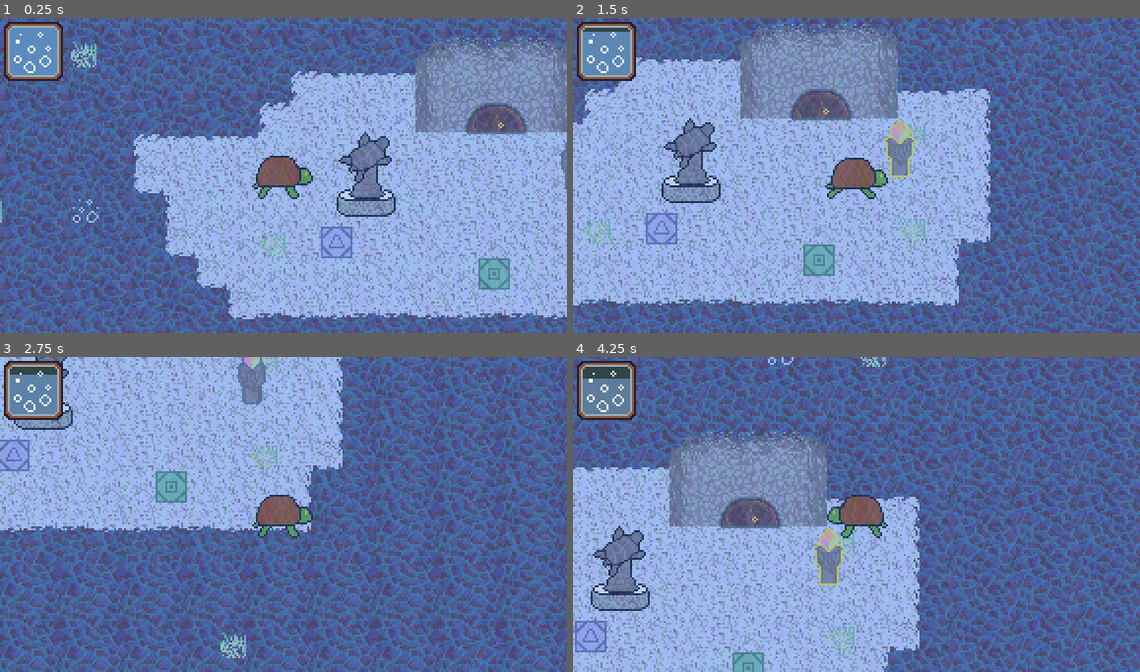
Above: before the commit, frames 1-4 (two rows, left to right).
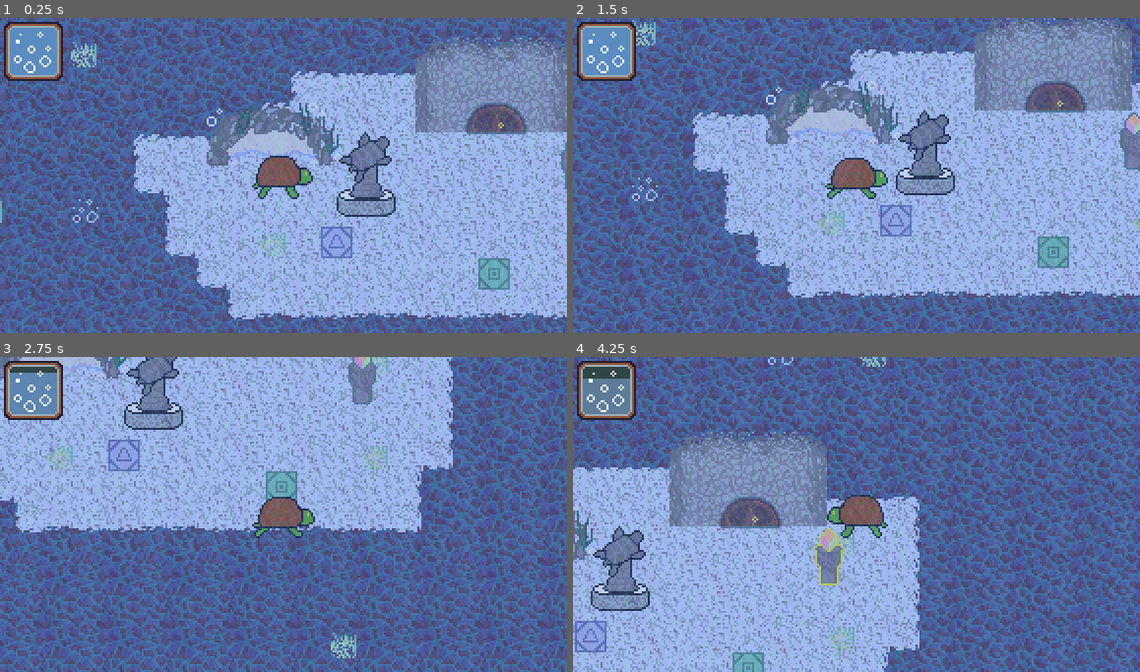
Above: after the commit, the same moments.

Repository: Tsunami014/Undersea
Game: Godot game, scene res://main.tscn
Same seed, same stepped clock (60 frames per second), same inputs: the game is played once before the commit and once after it.
Inputs:
- Up to frame 1 (0.25 s): no input
- Up to frame 2 (1.5 s): tap Enter (action) at 0.5, 0.6 s; hold Right (right) 0.53-1.28 s; hold Down (down) from 1.28 s (still down); tap Space (open_puzzle) at 1.35 s
- Up to frame 3 (2.75 s): release Down (down) at 2.03 s; hold Right (right) from 2.03 s (still down); tap Enter (action) at 2.1 s
- Up to frame 4 (4.25 s): release Right (right) at 2.78 s; hold Up (up) 2.78-3.53 s; tap Space (open_puzzle) at 2.85 s; hold Left (left) from 3.53 s (still down); tap Enter (action) at 3.6 s

The runs differ from the first frame. In frame 1, 2.4% of the frame differs, in the area x 36-61%, y 26-47%; in frame 2, 76%, in the area x 0-100%, y 0-100%; in frame 3, 58%; in frame 4, 4.9%.

Commit message:
Implemented air

Diff:
--- /dev/null
+++ b/air.gd
@@ -0,0 +1,15 @@
+extends Sprite2D
+
+var inside = false
+@export var airIncrease = 20.0
+
+func _on_body_entered(body):
+	if body is Player:
+		inside = true
+func _on_body_exited(body):
+	if body is Player:
+		inside = false
+
+func _process(delta: float) -> void:
+	if inside:
+		%Player.air += delta * (airIncrease + %Player.airSpeed)
--- a/main.tscn
+++ b/main.tscn
@@ -6,6 +6,7 @@
 [ext_resource type="PackedScene" uid="uid://xumwhpchsmdx" path="res://player.tscn" id="3_7mycd"]
 [ext_resource type="PackedScene" uid="uid://cb15xrvpr8jnj" path="res://prefabs/pillar.tscn" id="7_272bh"]
 [ext_resource type="PackedScene" uid="uid://djpk025al81ol" path="res://prefabs/statue.tscn" id="8_5vw27"]
+[ext_resource type="PackedScene" uid="uid://dajs6bsltixyl" path="res://prefabs/air.tscn" id="9_4c57u"]
 [ext_resource type="PackedScene" uid="uid://6irmy22wta26" path="res://prefabs/door.tscn" id="9_kek77"]
 [ext_resource type="Texture2D" uid="uid://dfcohytqjhl8h" path="res://assets/tileset.png" id="10_4c57u"]
 
@@ -61,6 +62,7 @@
 
 [node name="Player" parent="." instance=ExtResource("3_7mycd")]
 unique_name_in_owner = true
+z_index = 3
 position = Vector2(61, 86)
 
 [node name="Statue" parent="." instance=ExtResource("8_5vw27")]
@@ -85,3 +87,6 @@
 position = Vector2(209, 79)
 door = NodePath("../Door")
 ans_1 = "orange"
+
+[node name="Air" parent="." instance=ExtResource("9_4c57u")]
+position = Vector2(57, 65)
--- a/player.gd
+++ b/player.gd
@@ -5,7 +5,7 @@
 @export var friction = 400
 
 @export var air = 100.0
-@export var airSpeed = 6.0
+@export var airSpeed = 10.0
 
 @onready var puzzleobj = %Puzzle
 
@@ -32,6 +32,8 @@
 		air -= delta * airSpeed
 		if air < 0:
 			die()
+		if air > 100:
+			air = 100
 		var vel = Input.get_vector("left", "right", "up", "down") * speed
 
 		if velocity.is_zero_approx():
--- /dev/null
+++ b/prefabs/air.tscn
@@ -0,0 +1,25 @@
+[gd_scene load_steps=4 format=3 uid="uid://dajs6bsltixyl"]
+
+[ext_resource type="Texture2D" uid="uid://dfcohytqjhl8h" path="res://assets/tileset.png" id="1_1t4q0"]
+[ext_resource type="Script" uid="uid://s87o6sqmgu0h" path="res://air.gd" id="2_he858"]
+
+[sub_resource type="AtlasTexture" id="AtlasTexture_4c57u"]
+atlas = ExtResource("1_1t4q0")
+region = Rect2(80, 80, 72, 32)
+
+[node name="Air" type="Sprite2D"]
+texture = SubResource("AtlasTexture_4c57u")
+script = ExtResource("2_he858")
+
+[node name="StaticBody2D" type="StaticBody2D" parent="."]
+
+[node name="CollisionPolygon2D" type="CollisionPolygon2D" parent="StaticBody2D"]
+polygon = PackedVector2Array(-1, -1, -15, 0, -24, 7, -27, 16, -36, 16, -31, -5, -21, -12, 0, -14, 19, -9, 30, -1, 31, 12, 24, 16, 15, 4, 8, -1)
+
+[node name="Area2D" type="Area2D" parent="."]
+
+[node name="CollisionPolygon2D" type="CollisionPolygon2D" parent="Area2D"]
+polygon = PackedVector2Array(-28, -1, -30, 15, -27, 22, -19, 26, 2, 29, 14, 25, 22, 20, 24, 13, 11, -5)
+
+[connection signal="body_entered" from="Area2D" to="." method="_on_body_entered"]
+[connection signal="body_exited" from="Area2D" to="." method="_on_body_exited"]
--- a/prefabs/pillar.tscn
+++ b/prefabs/pillar.tscn
@@ -16,6 +16,7 @@
 height = 40.0
 
 [node name="Pillar" type="Sprite2D"]
+z_index = 10
 material = SubResource("ShaderMaterial_dg77c")
 texture = SubResource("AtlasTexture_ycdy4")
 script = ExtResource("3_mnsvc")
--- a/prefabs/statue.tscn
+++ b/prefabs/statue.tscn
@@ -14,6 +14,7 @@
 radius = 6.0
 
 [node name="Statue" type="Sprite2D"]
+z_index = 10
 material = SubResource("ShaderMaterial_7mycd")
 texture = SubResource("AtlasTexture_7mycd")
 
Not shown, added: air.gd.uid
Not shown: 3 places in main.tscn that only renumber resources
